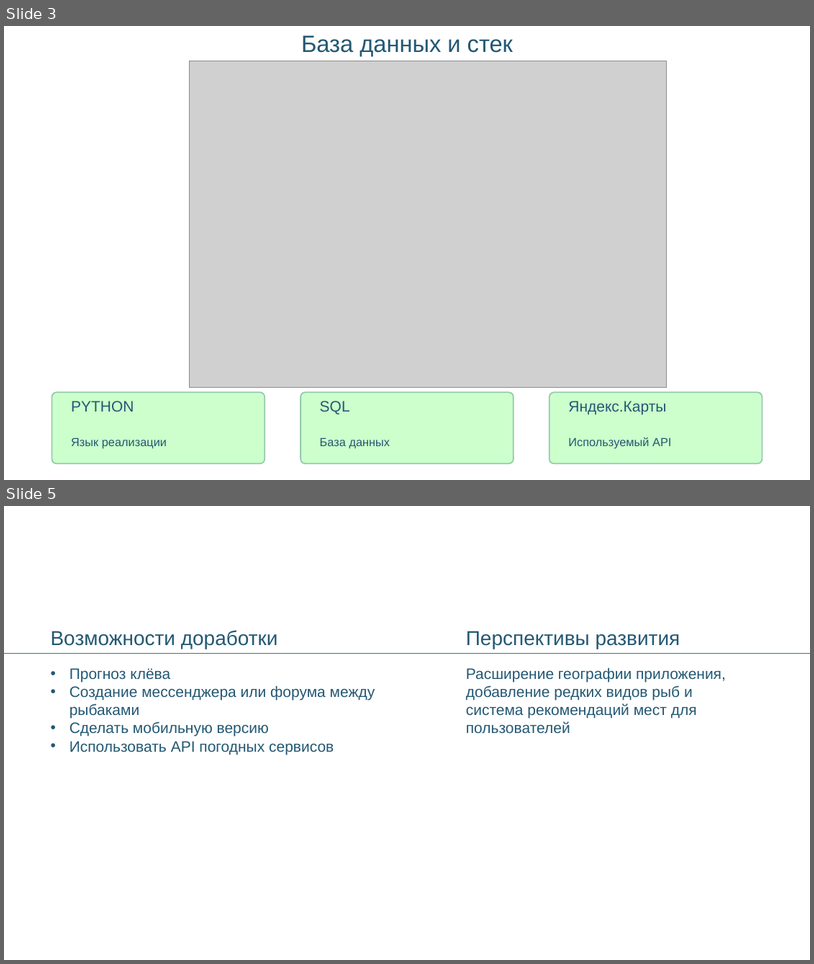
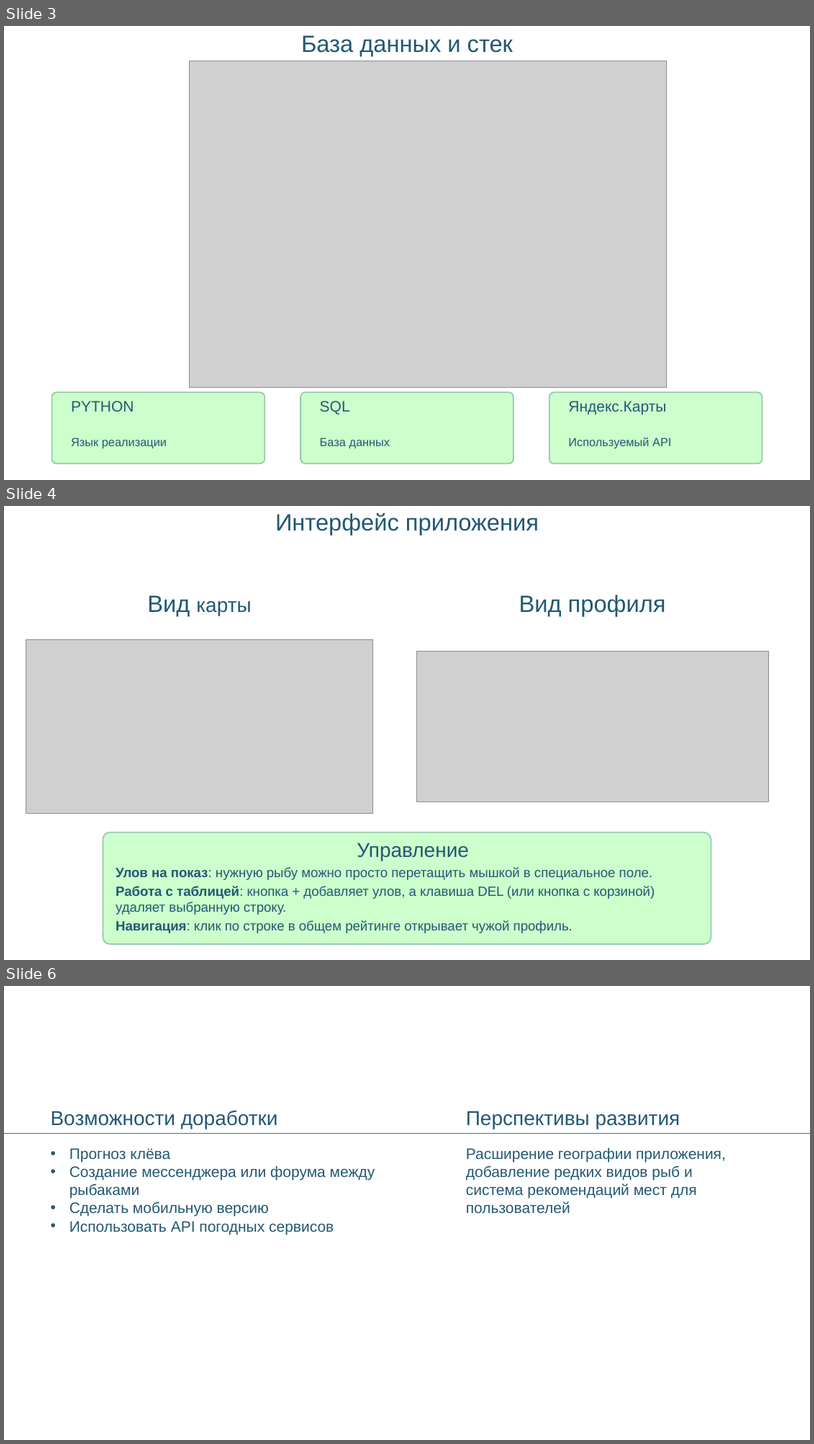
Before and after one commit to encoresq/prjct_fishx, a slide deck: Приложение для рыбаков.pptx. Shown one above the other, each under a label of ours: slides 3 and 5 before the commit, slides 3, 4 and 6 after it; the slides between them are not shown. The pictures are 814x964 and 814x1444 pixels, drawn with LibreOffice and Linux fonts; fonts in the diff are those of the drawing; grey boxes stand for pictures. Boxes give left, top, right and bottom in pixels: in the first picture for what was removed or moved away, otherwise in the second. Text is boxed around its words. In the diff, an @@ line names an element or a change of style, - is before the commit and + after.

```diff
--- a/Приложение для рыбаков.pptx
+++ b/Приложение для рыбаков.pptx
@@ slide 4 added at (x1=4, y1=506, x2=810, y2=960), background #FFFFFF @@
@@ text added at (x1=275, y1=512, x2=539, y2=535), 28 pt, text #235873 @@
+Интерфейс приложения
@@ text added at (x1=147, y1=595, x2=251, y2=616), 24 pt, text #235873 @@
+Вид карты
@@ text added at (x1=520, y1=595, x2=666, y2=616), 28 pt, text #235873 @@
+Вид профиля
@@ picture added at (x1=26, y1=639, x2=373, y2=813) @@
@@ picture added at (x1=417, y1=651, x2=769, y2=801) @@
@@ rounded rectangle added at (x1=103, y1=832, x2=712, y2=944), fill #CCFFCC, outline #5DA383 1.5 pt, 16 pt, text #235873 @@
+Управление
+Улов на показ: нужную рыбу можно просто перетащить мышкой в специальное поле.
+Работа с таблицей: кнопка + добавляет улов, а клавиша DEL (или кнопка с корзиной) удаляет выбранную строку.
+Навигация: клик по строке в общем рейтинге открывает чужой профиль.
@@ what was slide 5 is now slide 6 @@
```
Also in this commit, not shown: 1 other slide added, 1 slide removed, 4 other files.
